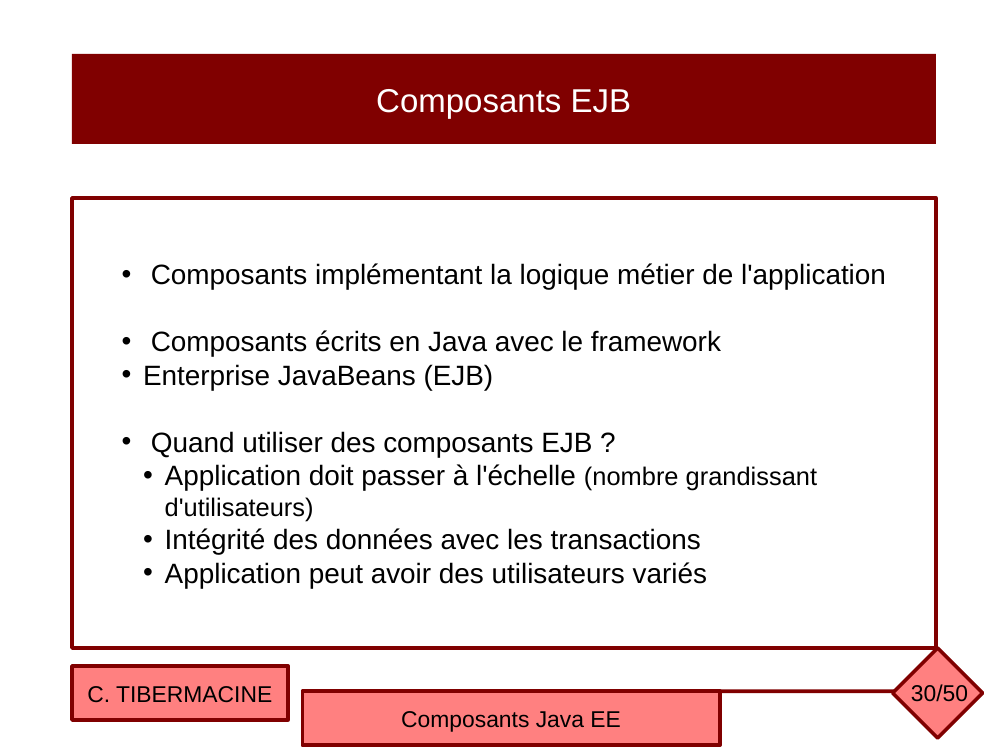
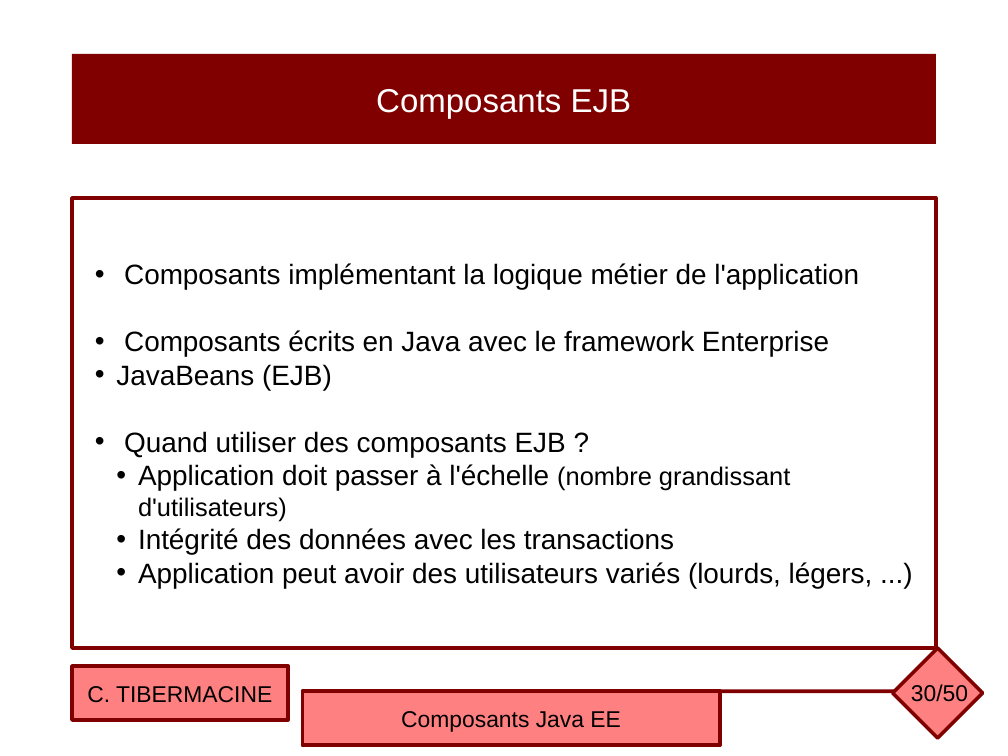
Before and after one commit to ctiber/composants, a slide deck: slide 30 of cours/cours1.odp. Drawn at 1008x756 pixels with LibreOffice and Linux fonts; fonts in the diff are those of the drawing. Boxes give left, top, right and bottom in pixels: in the first picture for what was removed or moved away, otherwise in the second. Text is boxed around its words. In the diff, an @@ line names an element or a change of style, - is before the commit and + after.

```diff
--- a/cours/cours1.odp
+++ b/cours/cours1.odp
@@ text in rectangle at [116,330,829,390]: spaces changed @@
-• Composants écrits en Java avec le framework
-• Enterprise JavaBeans (EJB)
+• Composants écrits en Java avec le framework Enterprise
+• JavaBeans (EJB)
@@ text in rectangle at [138,562,873,588]: text changed @@
-  • Application peut avoir des utilisateurs variés
+  • Application peut avoir des utilisateurs variés (lourds, légers, ...)
```
Also in this commit, not shown: 10 other slides changed, 18 other files.
